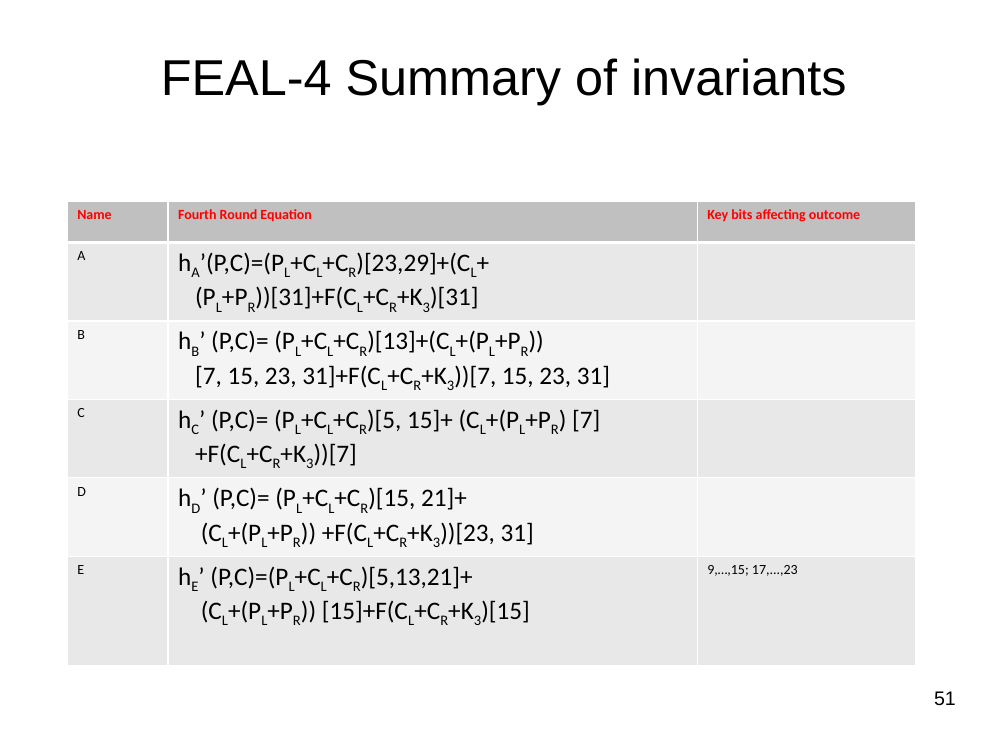
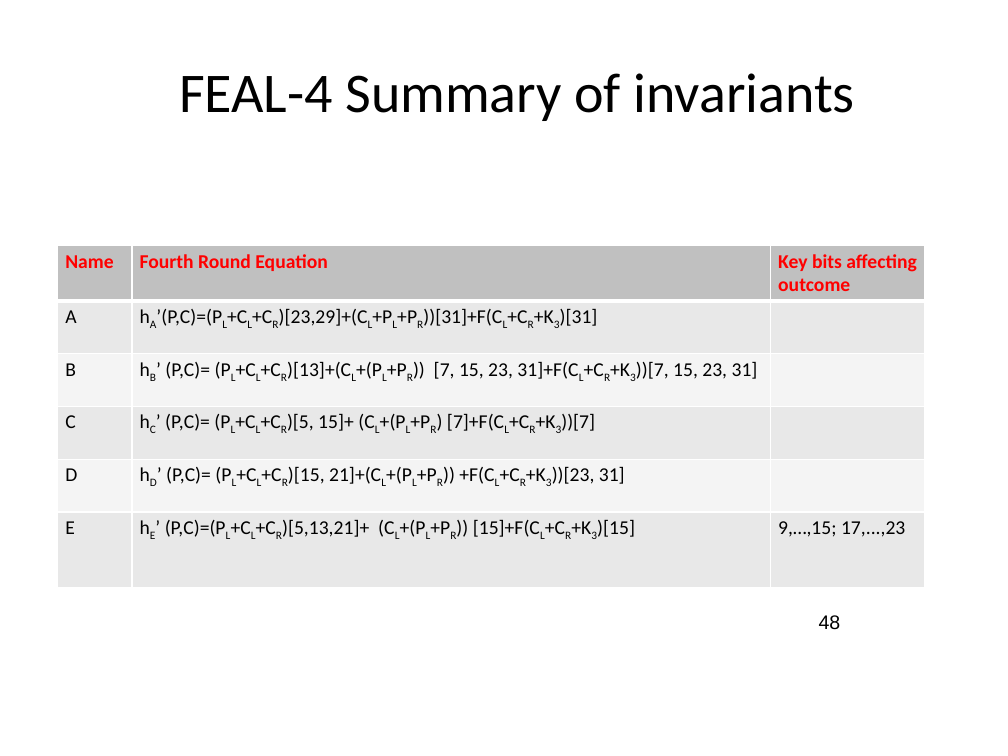
Before and after one commit to jlmucb/class_notes, a slide deck: slide 48 of BerkeleyClass/CS290Spring2013/Lectures/Cryptoclass4.pptx (slide 51 before the commit). Drawn at 1008x756 pixels with LibreOffice and Linux fonts; fonts in the diff are those of the drawing. Boxes give left, top, right and bottom in pixels: in the first picture for what was removed or moved away, otherwise in the second. Text is boxed around its words. In the diff, an @@ line names an element or a change of style, - is before the commit and + after.

Commit message:
Improved FEAL discussion

```diff
--- a/BerkeleyClass/CS290Spring2013/Lectures/Cryptoclass4.pptx
+++ b/BerkeleyClass/CS290Spring2013/Lectures/Cryptoclass4.pptx
@@ title "FEAL-4 Summary of invariants": place and size @@
-title "FEAL-4 Summary of invariants" at (161,58,847,105)
+title "FEAL-4 Summary of invariants" at (179,73,855,121)
@@ title "FEAL-4 Summary of invariants" at (179,73,855,121): size 36 to 40 pt, font Arial to Calibri @@
@@ table at (57,246,925,589) @@
-row 2, column 2: hA’(P,C)=(PL+CL+CR)[23,29]+(CL+ / (PL+PR))[31]+F(CL+CR+K3)[31]
+row 2, column 2: hA’(P,C)=(PL+CL+CR)[23,29]+(CL+PL+PR))[31]+F(CL+CR+K3)[31]
-row 3, column 2: hB’ (P,C)= (PL+CL+CR)[13]+(CL+(PL+PR)) / [7, 15, 23, 31]+F(CL+CR+K3))[7, 15, 23, 31]
+row 3, column 2: hB’ (P,C)= (PL+CL+CR)[13]+(CL+(PL+PR)) [7, 15, 23, 31]+F(CL+CR+K3))[7, 15, 23, 31]
-row 4, column 2: hC’ (P,C)= (PL+CL+CR)[5, 15]+ (CL+(PL+PR) [7] / +F(CL+CR+K3))[7]
+row 4, column 2: hC’ (P,C)= (PL+CL+CR)[5, 15]+ (CL+(PL+PR) [7]+F(CL+CR+K3))[7]
-row 5, column 2: hD’ (P,C)= (PL+CL+CR)[15, 21]+ / (CL+(PL+PR)) +F(CL+CR+K3))[23, 31]
+row 5, column 2: hD’ (P,C)= (PL+CL+CR)[15, 21]+(CL+(PL+PR)) +F(CL+CR+K3))[23, 31]
-row 6, column 2: hE’ (P,C)=(PL+CL+CR)[5,13,21]+ / (CL+(PL+PR)) [15]+F(CL+CR+K3)[15]
+row 6, column 2: hE’ (P,C)=(PL+CL+CR)[5,13,21]+ (CL+(PL+PR)) [15]+F(CL+CR+K3)[15]
@@ size 10 to 14 pt in "Name", "Fourth Round Equation", "Key bits affecting outcome", "A" and 5 more places @@
@@ table: place and size @@
-table at (68,202,916,655)
+table at (57,246,925,589)
@@ page number added at (819,615,841,630), 14 pt, text #000000 @@
+48
@@ page number removed at (934,691,956,706) @@
-51
```
Also in this commit, not shown: 17 other slides changed, 5 slides added, 4 slides removed.
